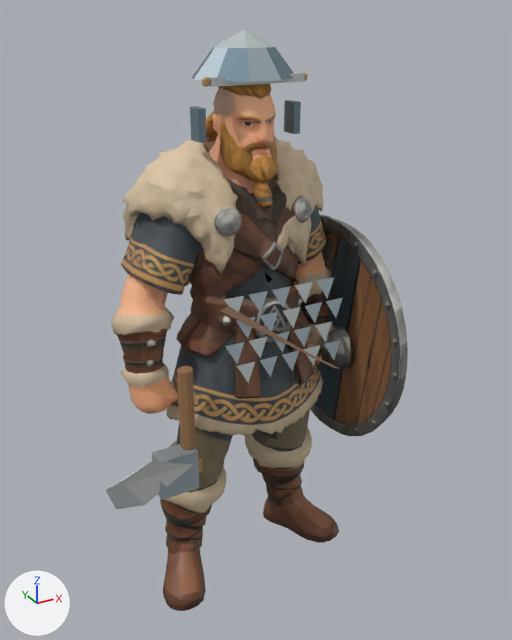
A saved change to the glTF model assets/models/characters/studio-high/ArmoredJarl.glb.
Camera for both pictures: a camera (50 mm lens) standing at (-1.099, -2.074, 1.118) and looking at (0.026, -0.029, 0.095). Every picture has the same lights, and +X, +Y and +Z are marked at lower left. The older version comes first.

Before the edit, the objects in view are built like this:
```python
ob_accessory_armoredjarl_head = bpy.data.objects.new('Accessory_ArmoredJarl_Head', me_armoredjarl_head_accessories)
ob_accessory_armoredjarl_head.location = (0.0, 0.0, 0.63)
ob_accessory_armoredjarl_leftelbow = bpy.data.objects.new('Accessory_ArmoredJarl_LeftElbow', me_armoredjarl_leftelbow_accessories)
ob_accessory_armoredjarl_leftelbow.location = (-0.31, 0.0, 0.01)
ob_mesh_0 = bpy.data.objects.new('Mesh_0', me_mesh_0)
ob_mesh_0.location = (0.0, 0.0, 0.0)
# also in view: 'Accessory_ArmoredJarl_Chest' at (0.008, -0.26, 0.127)
```
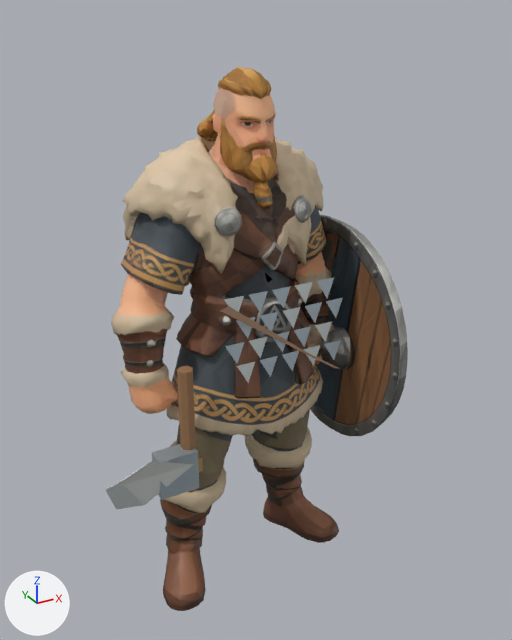
Commit message: Remove Armored Jarl helmet

Location of each change, (x1, y1, x2, y2) in pixels of the pictures (512 x 640 px):
'Accessory_ArmoredJarl_Head', deleted: before (190, 29, 307, 143)
    faces in mat_accessory_steel_dark (greyish blue #7c939e): (190, 47, 301, 143)
    faces in mat_accessory_steel (pale blue #b8c7d0): (193, 47, 281, 82)
    faces in mat_accessory_steel_light (light grey #d6dede): (207, 29, 304, 87)

What changed in the scene script:
```text
Remove ob_accessory_armoredjarl_head:
    ob_accessory_armoredjarl_head = bpy.data.objects.new('Accessory_ArmoredJarl_Head', me_armoredjarl_head_accessories)
    ob_accessory_armoredjarl_head.location = (0.0, 0.0, 0.63)
```
